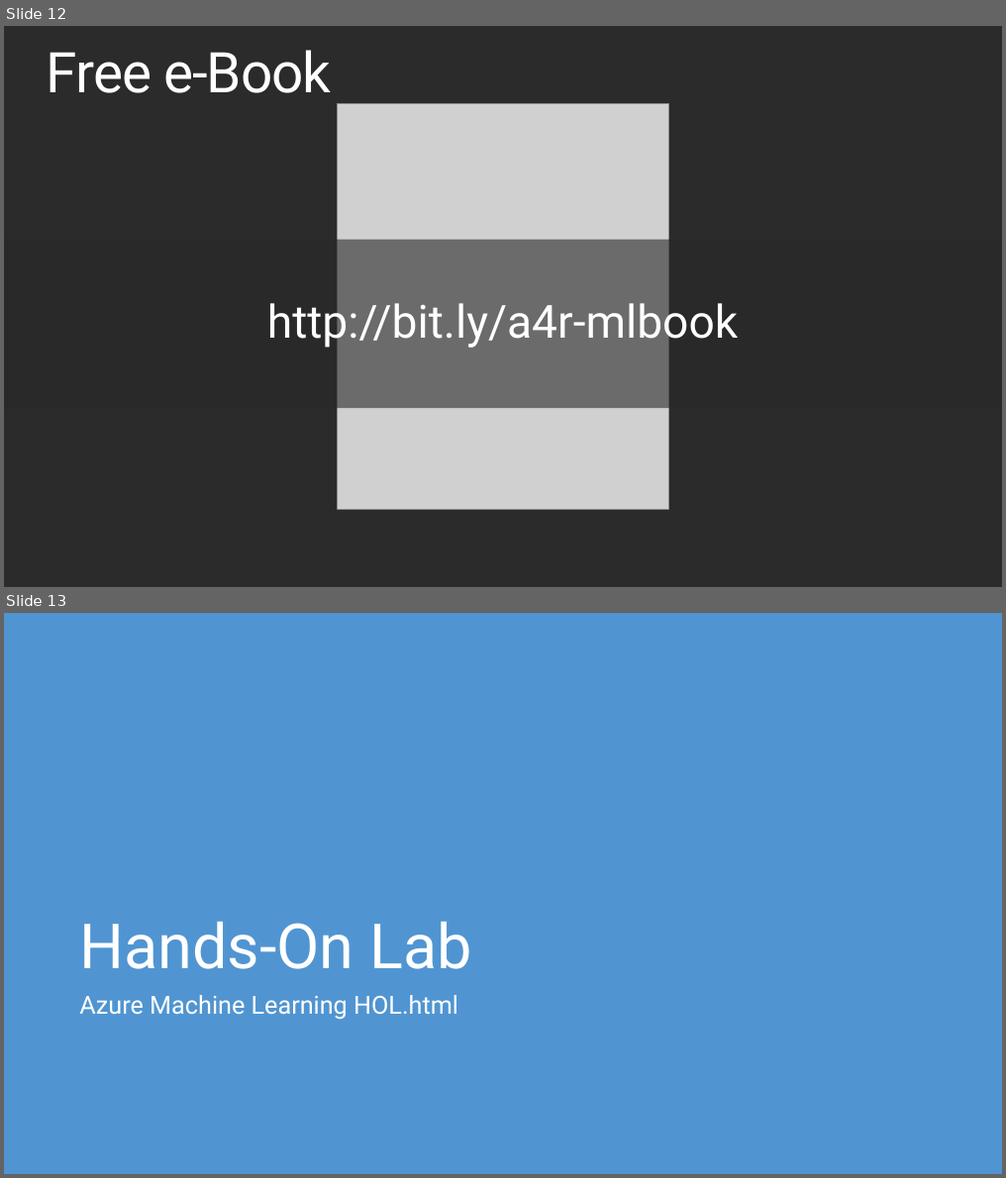
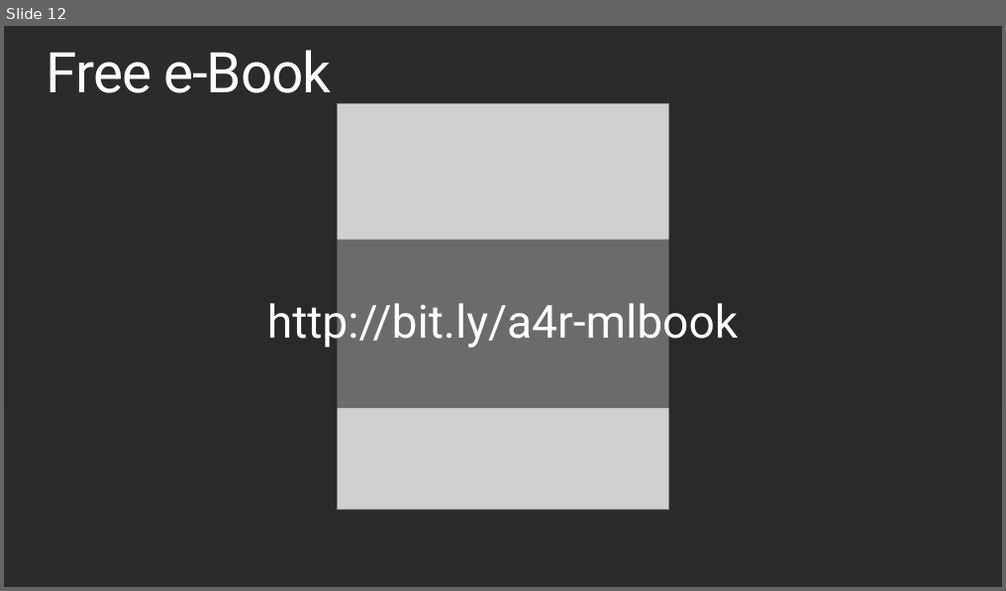
Before and after one commit to wi5nia/TechnicalCommunityContent, a slide deck: Big Data and Analytics/Azure Machine Learning/Azure Machine Learning.pptx. Shown one above the other, each under a label of ours: slides 12 and 13 before the commit, slide 12 after it. The pictures are 1006x1178 and 1006x591 pixels, drawn with LibreOffice and Linux fonts; fonts in the diff are those of the drawing; grey boxes stand for pictures; background and template pictures are left out; a plain dark background stands for a picture behind light text. Boxes give left, top, right and bottom in pixels: in the first picture for what was removed or moved away, otherwise in the second. Text is boxed around its words. In the diff, an @@ line names an element or a change of style, - is before the commit and + after.

```diff
--- a/Big Data and Analytics/Azure Machine Learning/Azure Machine Learning.pptx
+++ b/Big Data and Analytics/Azure Machine Learning/Azure Machine Learning.pptx
@@ slide 13 removed at bbox=[4, 613, 1002, 1174], background #5095D1 @@
@@ title removed at bbox=[79, 921, 471, 969] @@
-Hands-On Lab
@@ text removed at bbox=[79, 995, 458, 1020] @@
-Azure Machine Learning HOL.html
```
Also in this commit, not shown: 4 other files.
